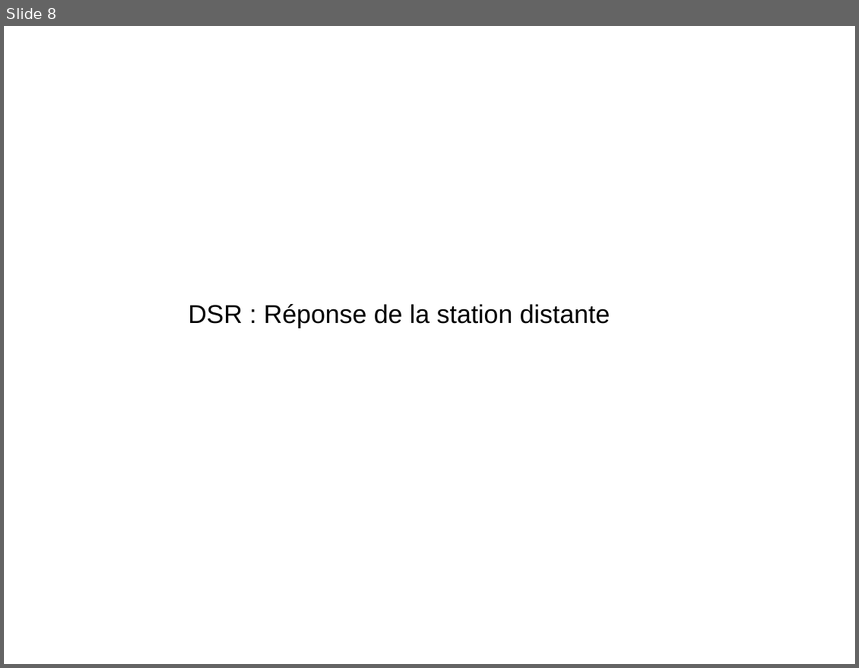
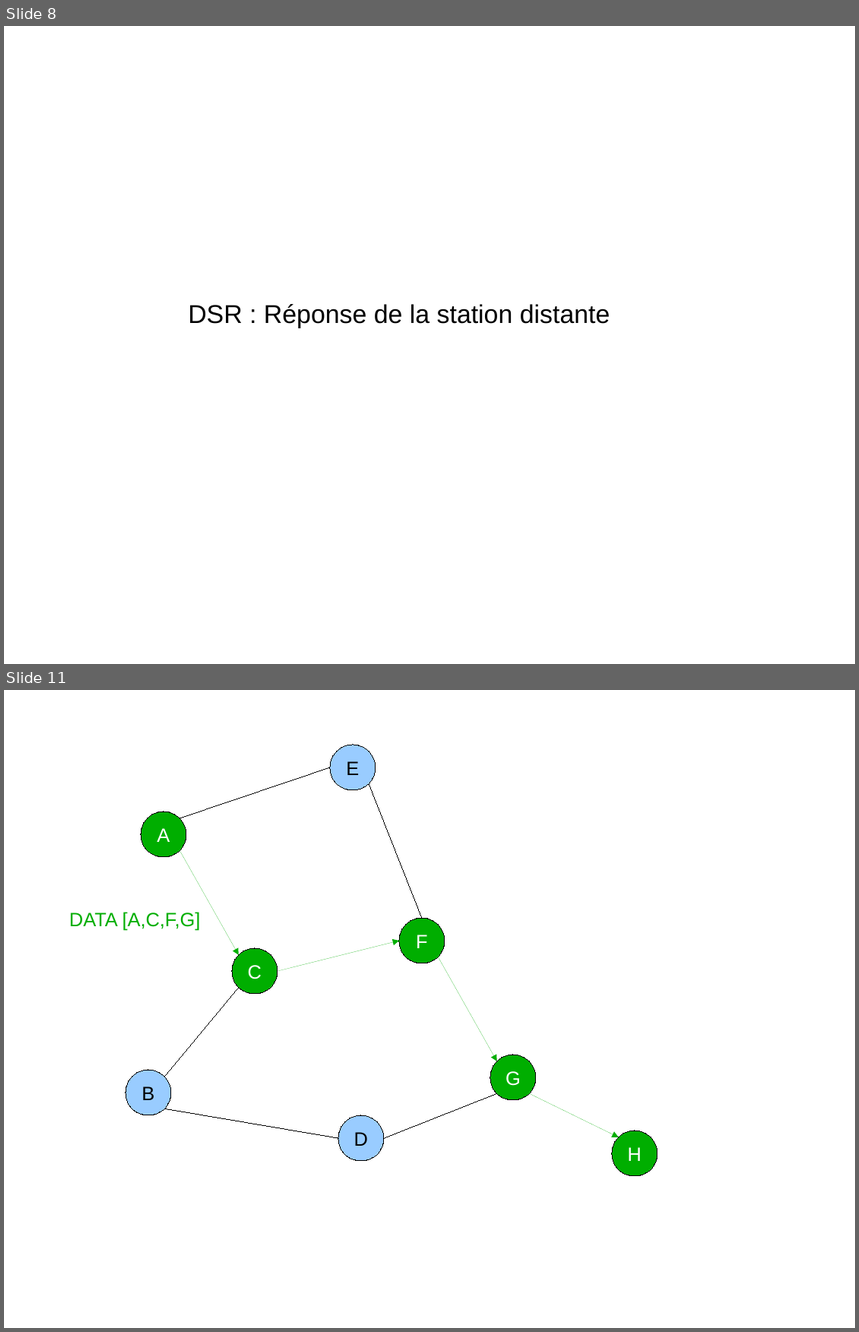
Before and after one commit to lbarbisan/adhoc, a slide deck: work/dsr/dsr_routage.odp. Shown one above the other, each under a label of ours: slide 8 before the commit, slides 8 and 11 after it; the slides between them are not shown. The pictures are 859x668 and 859x1332 pixels, drawn with LibreOffice and Linux fonts; fonts in the diff are those of the drawing. Boxes give left, top, right and bottom in pixels: in the first picture for what was removed or moved away, otherwise in the second. Text is boxed around its words. In the diff, an @@ line names an element or a change of style, - is before the commit and + after.

```diff
--- a/work/dsr/dsr_routage.odp
+++ b/work/dsr/dsr_routage.odp
@@ slide 11 added at [4,690,855,1328], background #FFFFFF @@
@@ ellipse added at [330,745,376,790], fill #99CCFF, outline #000000 0 pt, 18 pt, text #000000 @@
+E
@@ line added from (180, 818) to (330, 768), #000000 0 pt @@
@@ line added from (370, 783) to (422, 918), #000000 0 pt @@
@@ ellipse added at [141,812,186,857], fill #00AE00, outline #000000 0 pt, 18 pt, text #FFFFFF @@
+A
@@ arrow added from (180, 850) to (239, 955), #00AE00 0 pt @@
@@ text added at [69,912,201,931], 18 pt, text #00AE00 @@
+DATA [A,C,F,G]
@@ ellipse added at [399,918,445,964], fill #00AE00, outline #000000 0 pt, 18 pt, text #FFFFFF @@
+F
@@ ellipse added at [232,948,278,994], fill #00AE00, outline #000000 0 pt, 18 pt, text #FFFFFF @@
+C
@@ arrow added from (278, 971) to (399, 941), #00AE00 0 pt @@
@@ arrow added from (438, 958) to (497, 1062), #00AE00 0 pt @@
@@ line added from (164, 1077) to (239, 987), #000000 0 pt @@
@@ ellipse added at [126,1070,171,1116], fill #99CCFF, outline #000000 0 pt, 18 pt, text #000000 @@
+B
@@ ellipse added at [490,1055,536,1100], fill #00AE00, outline #000000 0 pt, 18 pt, text #FFFFFF @@
+G
@@ line added from (384, 1138) to (497, 1094), #000000 0 pt @@
@@ arrow added from (529, 1094) to (619, 1137), #00AE00 0 pt @@
@@ line added from (164, 1110) to (338, 1138), #000000 0 pt @@
@@ ellipse added at [338,1116,384,1161], fill #99CCFF, outline #000000 0 pt, 18 pt, text #000000 @@
+D
@@ ellipse added at [612,1131,658,1176], fill #00AE00, outline #000000 0 pt, 18 pt, text #FFFFFF @@
+H
```
Also in this commit, not shown: 5 slides changed, 4 other slides added.
